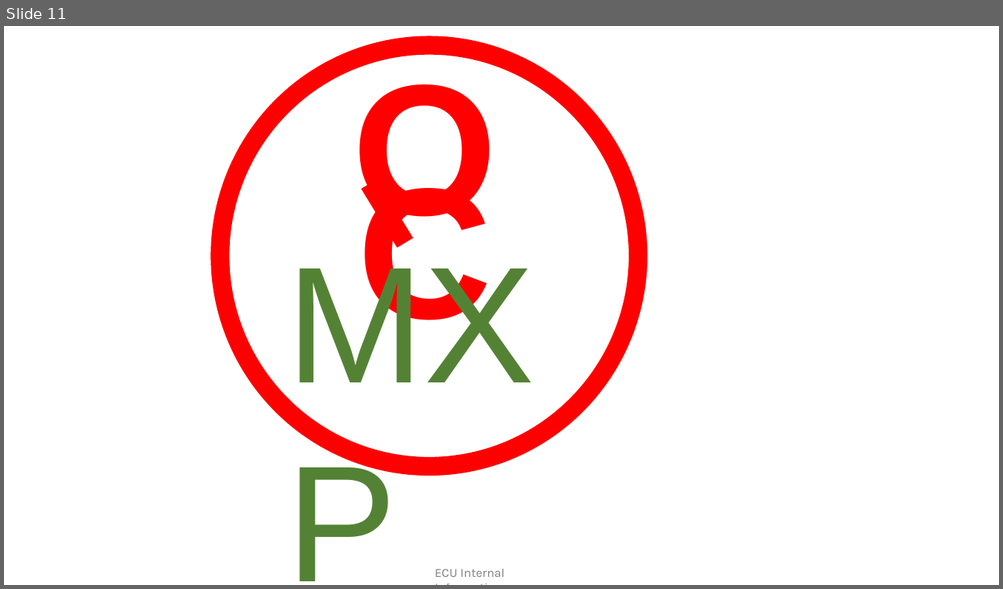
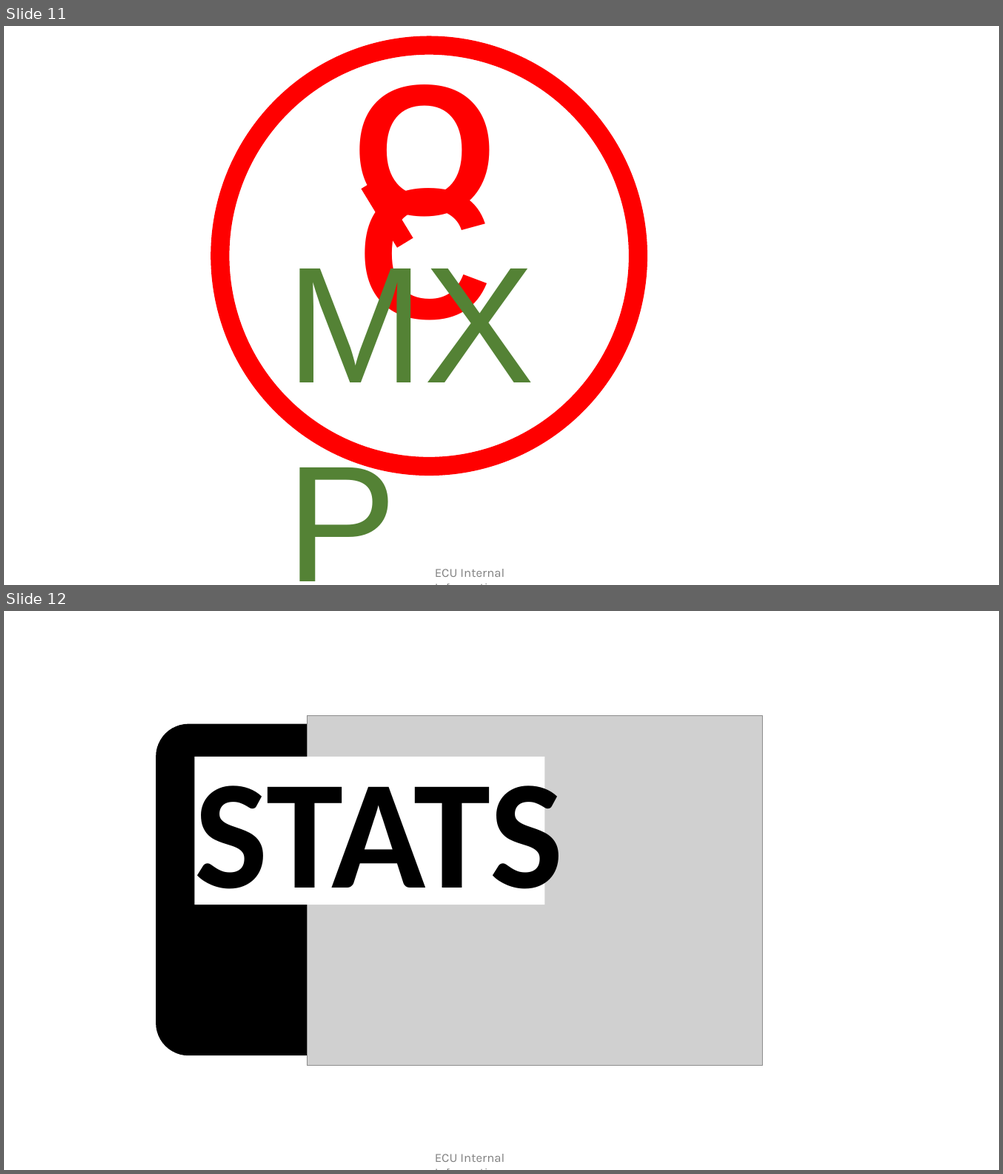
Before and after one commit to broadhurstdavid/QC-MXP, a slide deck: res/sandbox.pptx. Shown one above the other, each under a label of ours: slide 11 before the commit, slides 11 and 12 after it. The pictures are 1003x589 and 1003x1174 pixels, drawn with LibreOffice and Linux fonts; fonts in the diff are those of the drawing; grey boxes stand for pictures. Boxes give left, top, right and bottom in pixels: in the first picture for what was removed or moved away, otherwise in the second. Text is boxed around its words. In the diff, an @@ line names an element or a change of style, - is before the commit and + after.

```diff
--- a/res/sandbox.pptx
+++ b/res/sandbox.pptx
@@ slide 12 added at box(4, 611, 999, 1170), background #FFFFFF; not listed: 1 template element that a slide beside it also shows @@
@@ picture added at box(307, 715, 762, 1065) @@
@@ rounded rectangle added at box(156, 723, 545, 1056), fill #000000 @@
@@ rectangle added at box(194, 757, 544, 905), fill #FFFFFF @@
@@ text added at box(195, 759, 563, 924), 150 pt, text #000000, bold @@
+STATS
```
Also in this commit, not shown: 1 other slide added, 7 other files.
